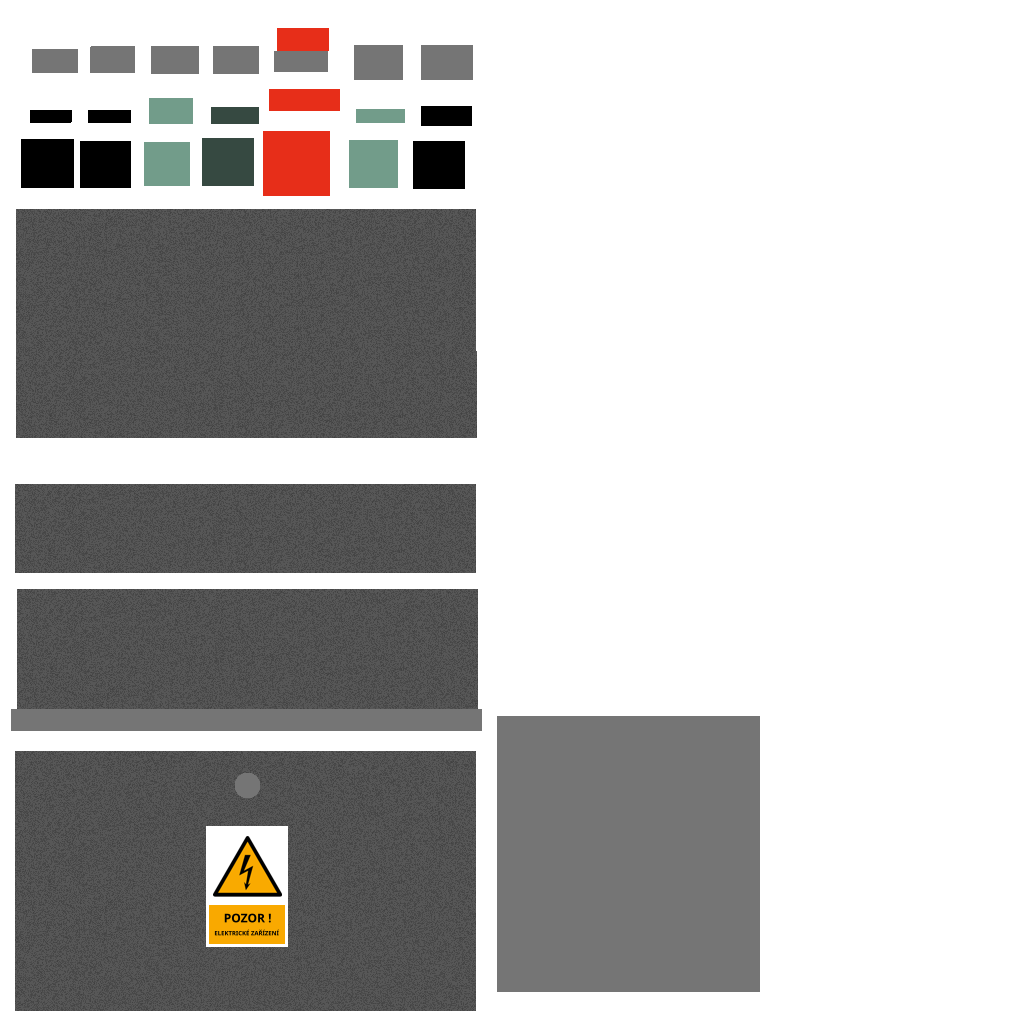
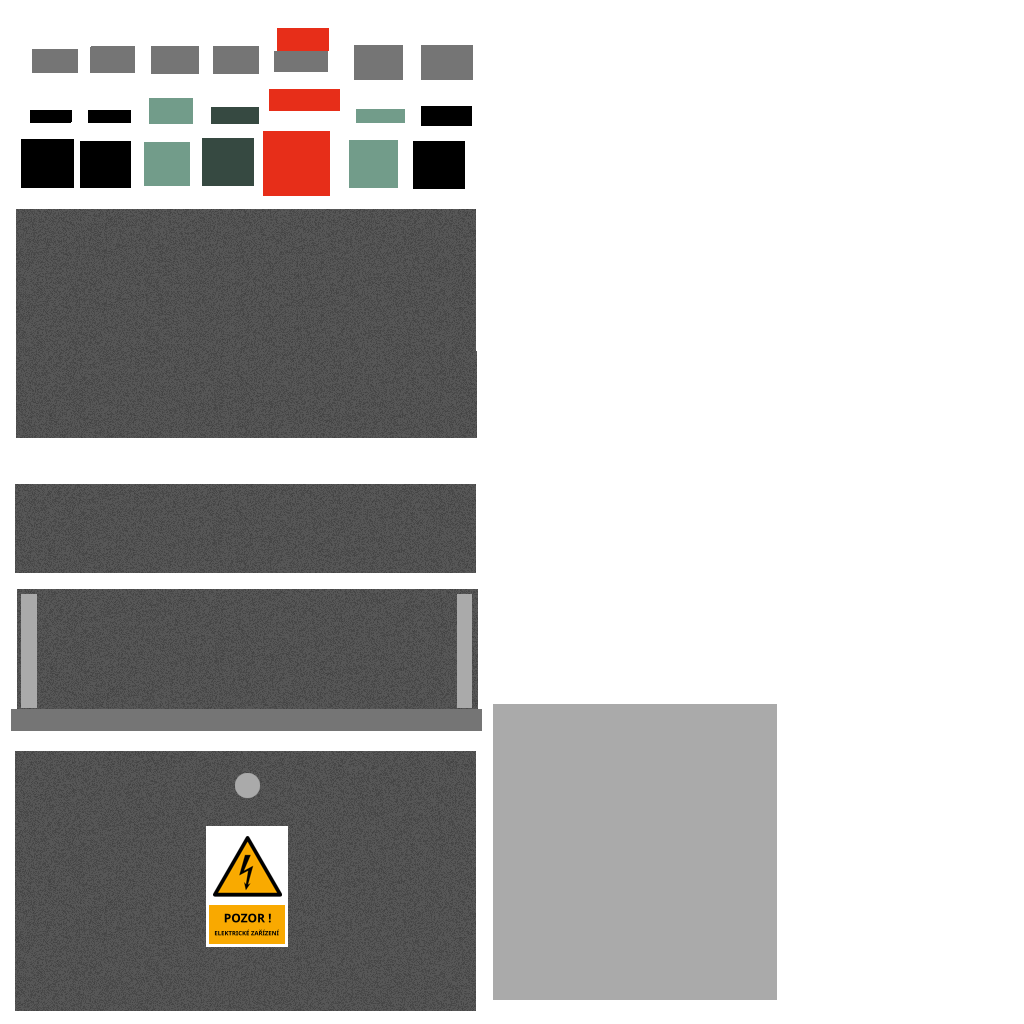
The second 1024x1024 image is a revision of the first. Changes to its layers:
painted on "Paint Layer 2" over box(235, 773, 260, 798)
painted on "Paint Layer 1" over box(21, 594, 777, 1000)
